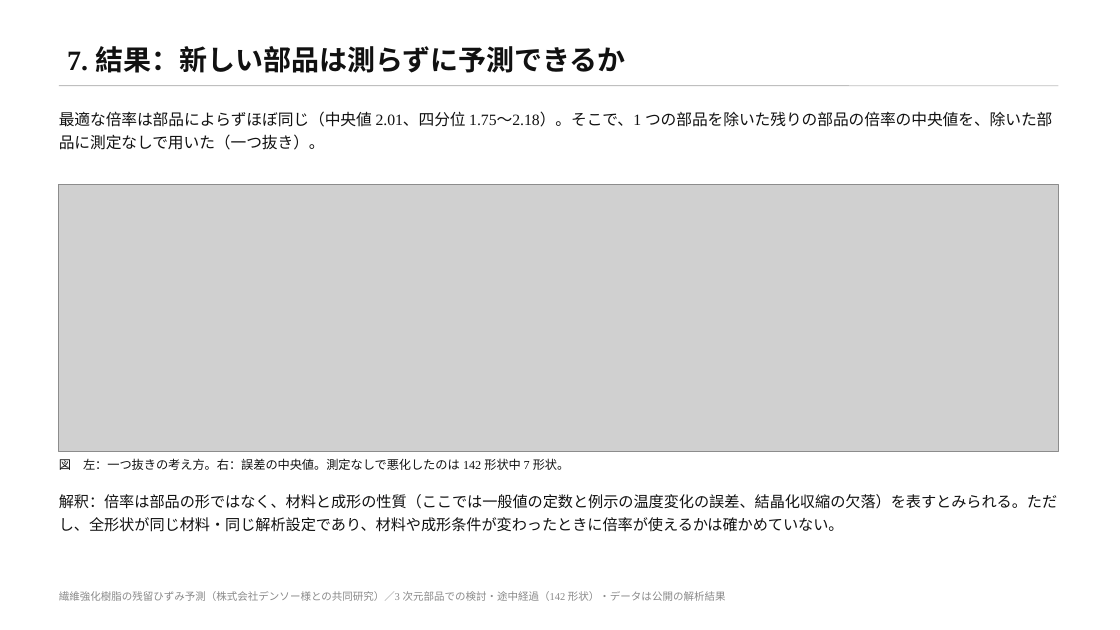
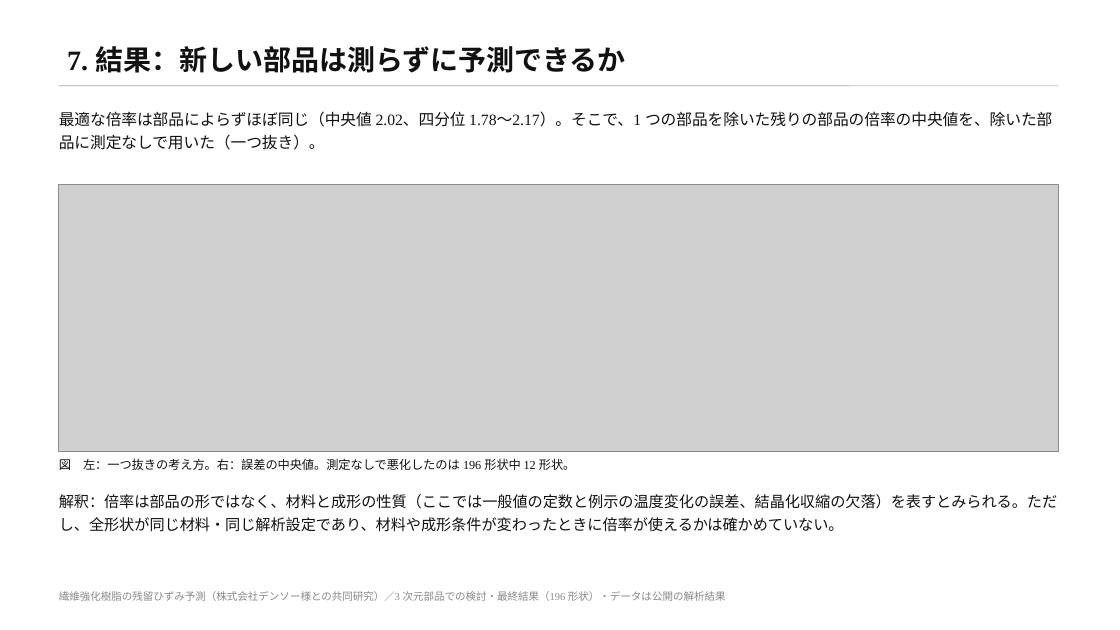
Before and after one commit to keisuke58/wccm2026-cfrp-gnn, a slide deck: slide 8 of slides/denso_rescue3d.pptx. Drawn at 1120x630 pixels with LibreOffice and Linux fonts; fonts in the diff are those of the drawing; grey boxes stand for pictures. Boxes give left, top, right and bottom in pixels: in the first picture for what was removed or moved away, otherwise in the second. Text is boxed around its words. In the diff, an @@ line names an element or a change of style, - is before the commit and + after.

```diff
--- a/slides/denso_rescue3d.pptx
+++ b/slides/denso_rescue3d.pptx
@@ text at (59, 111, 1052, 150): text changed @@
-最適な倍率は部品によらずほぼ同じ（中央値 2.01、四分位 1.75〜2.18）。そこで、1 つの部品を除いた残りの部品の倍率の中央値を、除いた部品に測定なしで用いた（一つ抜き）。
+最適な倍率は部品によらずほぼ同じ（中央値 2.02、四分位 1.78〜2.17）。そこで、1 つの部品を除いた残りの部品の倍率の中央値を、除いた部品に測定なしで用いた（一つ抜き）。
@@ text at (59, 458, 576, 470): text changed @@
-図 左：一つ抜きの考え方。右：誤差の中央値。測定なしで悪化したのは 142 形状中 7 形状。
+図 左：一つ抜きの考え方。右：誤差の中央値。測定なしで悪化したのは 196 形状中 12 形状。
@@ text at (59, 591, 726, 601): text changed @@
-繊維強化樹脂の残留ひずみ予測（株式会社デンソー様との共同研究）／3 次元部品での検討・途中経過（142 形状）・データは公開の解析結果
+繊維強化樹脂の残留ひずみ予測（株式会社デンソー様との共同研究）／3 次元部品での検討・最終結果（196 形状）・データは公開の解析結果
```
Also in this commit, not shown: 9 other slides changed, 25 other files.
